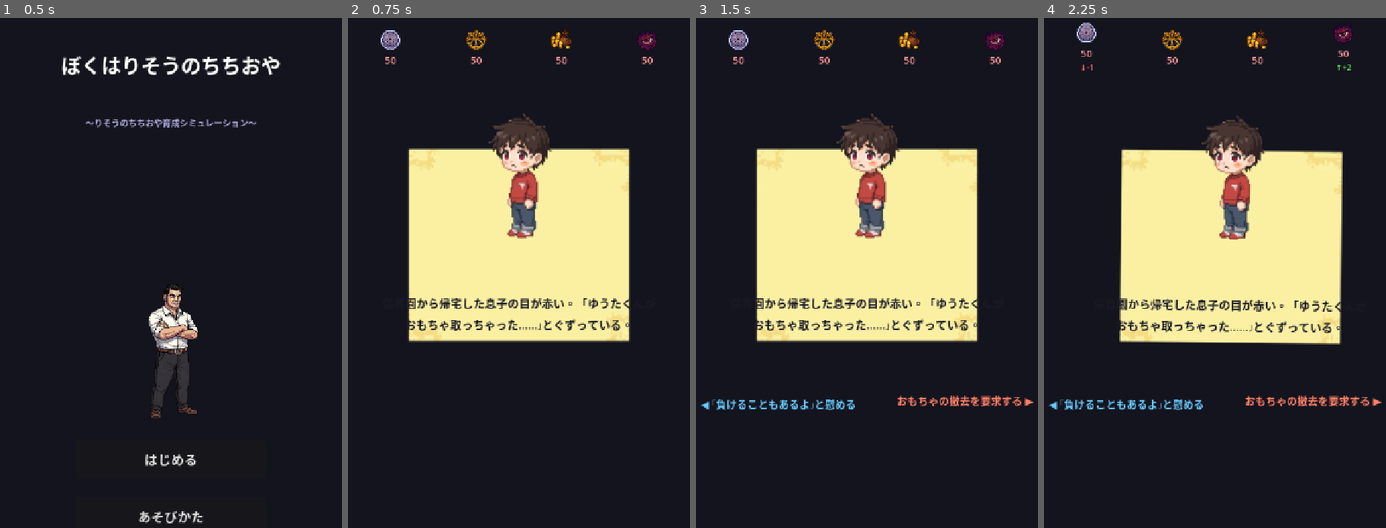
Above: before the commit, frames 1-4 (left to right).
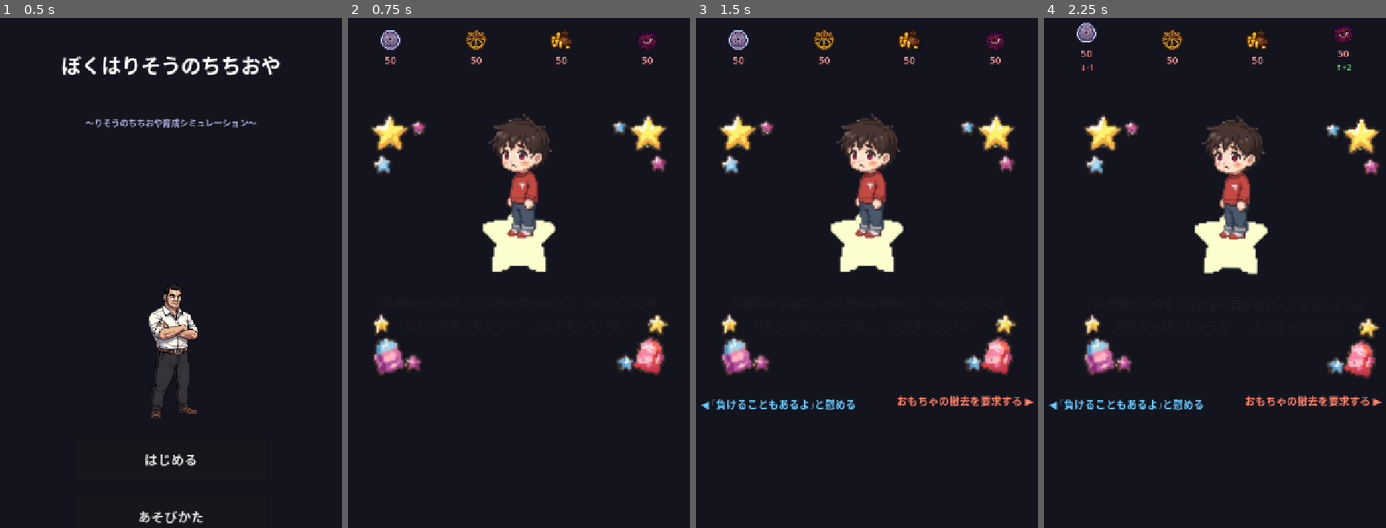
Above: after the commit, the same moments.

Repository: komatubara/boku-wa-risou-no-chichi-oya
Game: Godot game, scene res://scenes/title.tscn
The game is run twice, just before and just after one commit, with the same random seed, the same clock (stepped at 60 frames per second) and the same inputs.
Inputs (mouse positions are in pixels of both pictures, inside the frame that each line leads up to):
- Up to frame 1 (0.5 s): no input
- Up to frame 2 (0.75 s): click "はじめる" at 0.5 s
- Up to frame 3 (1.5 s): tap Enter at 1.25 s; move the mouse to (942, 288) at 1.27 s; click (942, 288) at 1.42 s
- Up to frame 4 (2.25 s): tap Space at 2 s; drag from (1146, 344) to (1197, 436) at 2.02 s

Frame 1 is identical in both runs. In frame 2, 26% of the frame differs, in the area x 6-94%, y 18-70%; in frame 3, 26%; in frame 4, 26%, in the area x 11-99%, y 18-71%.

Commit message:
feat: フェーズ別カード背景画像を追加
PixelLabで生成した5フェーズ対応のカード背景PNGを追加し、
card_ui.gdのset_card()でcardデータのphaseフィールドに応じて
PHASE_BGディクショナリから背景を動的に切り替えるよう実装。

Co-Authored-By: Claude Sonnet 4.6 <noreply@anthropic.com>

Diff:
--- a/scripts/card_ui.gd
+++ b/scripts/card_ui.gd
@@ -11,7 +11,16 @@
 const CARD_X := 40.0   # (720 - 640) / 2
 const CARD_Y := 200.0
 
+const PHASE_BG := {
+	"幼児": "res://assets/images/ui/card_bg_infant.png",
+	"小学校": "res://assets/images/ui/card_bg_elementary.png",
+	"中学校": "res://assets/images/ui/card_bg_junior_high.png",
+	"高校": "res://assets/images/ui/card_bg_high_school.png",
+	"社会人": "res://assets/images/ui/card_bg_adult.png",
+}
+
 var _card_panel: Panel
+var _card_bg: TextureRect
 var _char_image: TextureRect
 var _event_label: Label
 var _left_hint: Label
@@ -40,14 +49,13 @@
 	_card_panel.clip_contents = true  # 子ノードをカード内にクリップ
 	add_child(_card_panel)
 
-	# カード背景画像（羊皮紙風ピクセルアート）
-	var card_bg := TextureRect.new()
-	card_bg.texture = load("res://assets/images/ui/card_bg.png")
-	card_bg.expand_mode = TextureRect.EXPAND_KEEP_SIZE
-	card_bg.stretch_mode = TextureRect.STRETCH_SCALE
-	card_bg.size = Vector2(CARD_W, CARD_H)
-	card_bg.position = Vector2(0, 0)
-	_card_panel.add_child(card_bg)
+	# カード背景画像（フェーズ別ピクセルアート）
+	_card_bg = TextureRect.new()
+	_card_bg.expand_mode = TextureRect.EXPAND_KEEP_SIZE
+	_card_bg.stretch_mode = TextureRect.STRETCH_SCALE
+	_card_bg.size = Vector2(CARD_W, CARD_H)
+	_card_bg.position = Vector2(0, 0)
+	_card_panel.add_child(_card_bg)
 
 	# キャラクター画像（カード上部）
 	_char_image = TextureRect.new()
@@ -93,6 +101,10 @@
 	_event_label.text = data["event_text"]
 	_left_hint.text = "◀ " + data["swipe_left"]["action_text"]
 	_right_hint.text = data["swipe_right"]["action_text"] + " ▶"
+	# フェーズ別背景を読み込む
+	var phase: String = data.get("phase", "")
+	var bg_path: String = PHASE_BG.get(phase, "res://assets/images/ui/card_bg.png")
+	_card_bg.texture = load(bg_path)
 	# キャラクター画像を読み込む
 	var img_path: String = data.get("character_image", "")
 	_char_image.texture = load(img_path) if img_path != "" else null
Binary file added: assets/images/ui/card_bg_adult.png
Binary file added: assets/images/ui/card_bg_elementary.png
Binary file added: assets/images/ui/card_bg_high_school.png
Binary file added: assets/images/ui/card_bg_infant.png
Binary file added: assets/images/ui/card_bg_junior_high.png
